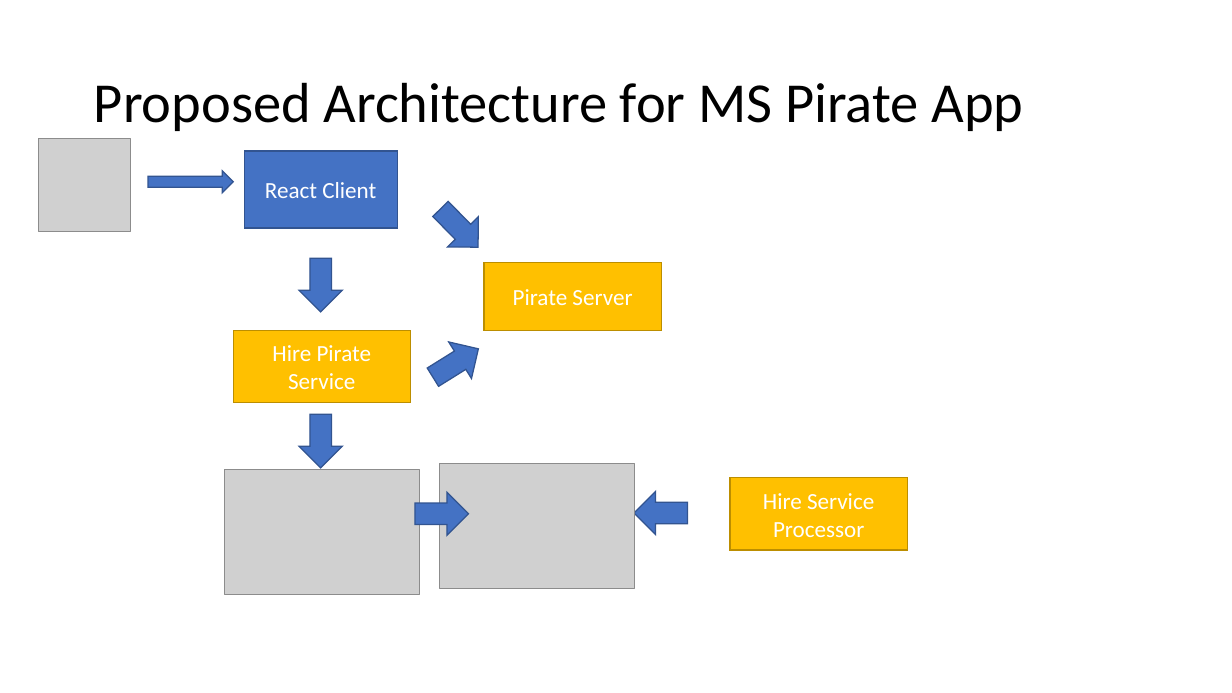
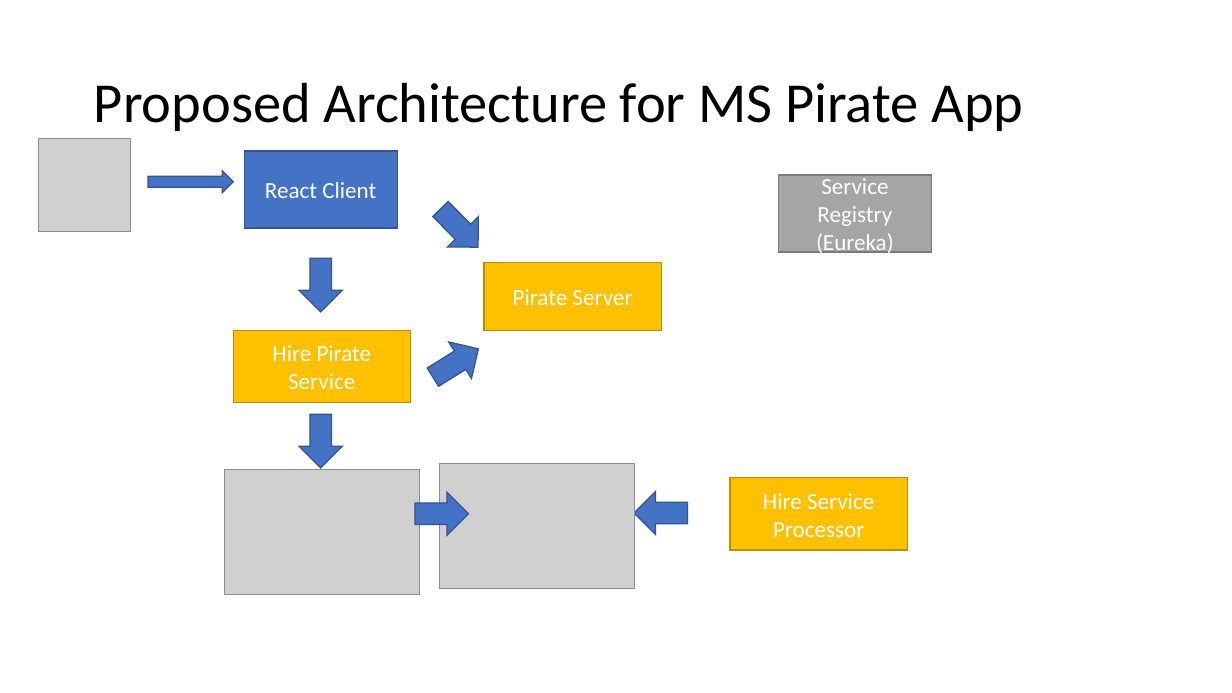
Before and after one commit to 2011JavaReact/Training, a slide deck: slide 22 of Week7/w7.pptx. Drawn at 1232x693 pixels with LibreOffice and Linux fonts; fonts in the diff are those of the drawing; grey boxes stand for pictures. Boxes give left, top, right and bottom in pixels: in the first picture for what was removed or moved away, otherwise in the second. Text is boxed around its words. In the diff, an @@ line names an element or a change of style, - is before the commit and + after.

```diff
--- a/Week7/w7.pptx
+++ b/Week7/w7.pptx
@@ rectangle added at (x1=778, y1=175, x2=932, y2=251), fill #A5A5A5, outline #7A7A7A 1 pt, 18 pt, text #FFFFFF @@
+Service Registry
+(Eureka)
```
Also in this commit, not shown: 2 other slides changed, 5 slides added.
